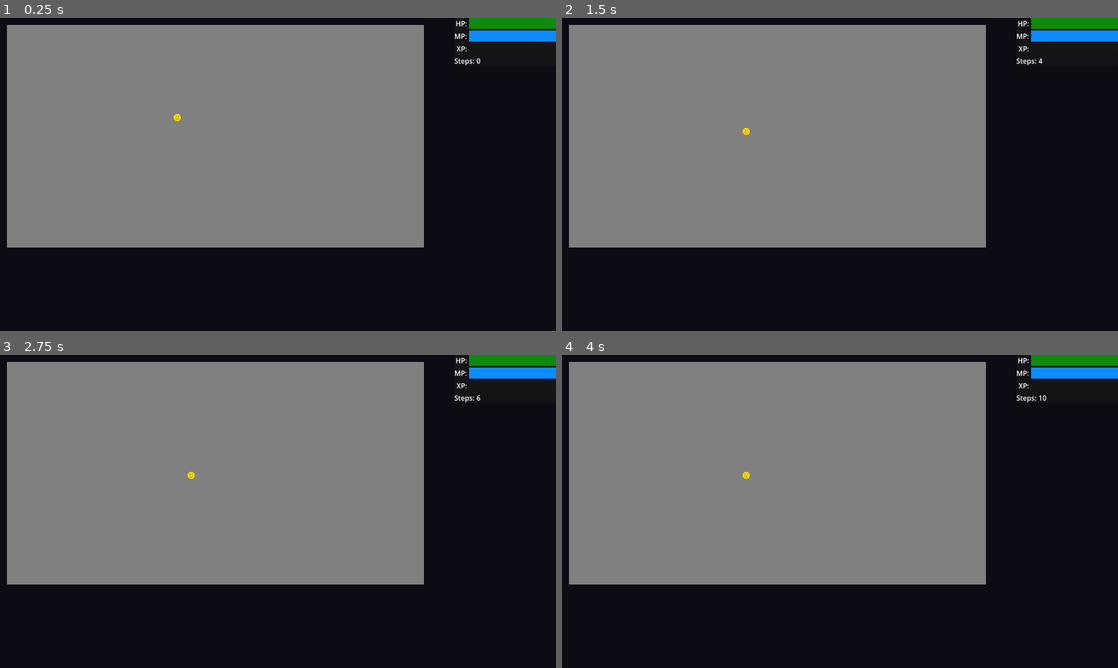
Above: before the commit, frames 1-4 (two rows, left to right).
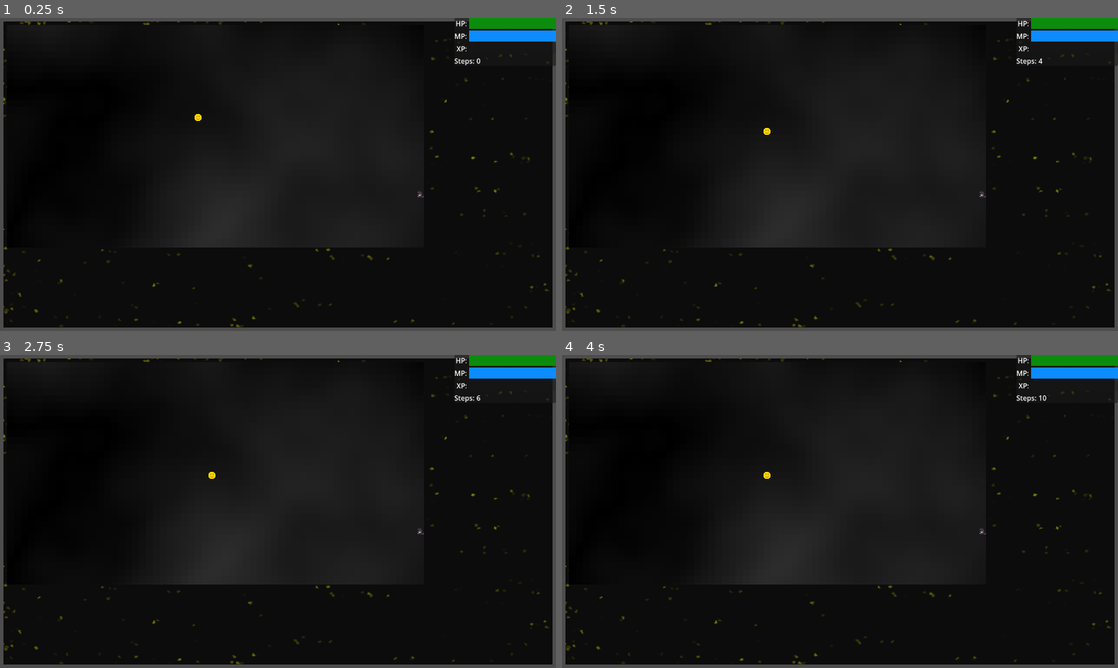
Above: after the commit, the same moments.

Repository: Nopfed/rog
Game: Godot game, scene res://scenes/HUD/HUD.tscn
The game is run twice, just before and just after one commit, with the same random seed, the same clock (stepped at 60 frames per second) and the same inputs.
Inputs:
- Up to frame 1 (0.25 s): no input
- Up to frame 2 (1.5 s): tap Enter at 0.5 s; hold Keypad 3 (down_right) 0.53-1.28 s; tap Keypad 5 (wait) at 0.6, 1.35 s; tap Space at 1.25 s; hold Keypad 2 (down) from 1.28 s (still down)
- Up to frame 3 (2.75 s): tap Enter at 2 s; release Keypad 2 (down) at 2.03 s; hold Keypad 3 (down_right) from 2.03 s (still down); tap Keypad 5 (wait) at 2.1 s
- Up to frame 4 (4 s): tap Space at 2.75 s; release Keypad 3 (down_right) at 2.78 s; hold Keypad 8 (up) 2.78-3.53 s; tap Keypad 5 (wait) at 2.85, 3.6 s; tap Enter at 3.5 s; hold Keypad 1 (down_left) from 3.53 s (still down)

The runs differ from the first frame. In frame 1, 57% of the frame differs, in the area x 0-100%, y 0-100%; in frame 2, 57%; in frame 3, 57%; in frame 4, 57%.

Commit message:
Adds tilemap modulation and WIP: UI design

Diff:
--- a/game.gd
+++ b/game.gd
@@ -11,19 +11,20 @@
 const MAX_MAP_HEIGHT := 100
 const MIN_MAP_WIDTH := 20
 const MIN_MAP_HEIGHT := 20
-const WATER_HEIGHT := -0.45
+const WATER_HEIGHT := -0.4
 const FLOOR_HEIGHT := 0.25
 const WALL_HEIGHT := 1.0
-const MONSTER_COUNT := 10
-const CHEST_COUNT := 10
+const MONSTER_COUNT := 8
+const CHEST_COUNT := 3
 
 var noise: Noise
 
 # TODO -> Ability to travel down floors
-# TODO -> Spawn monsters
 # TODO -> Ability to fight monsters
 # TODO -> Level up
 # TODO -> Game over
+
+# BUG -> Can leave map boundaries in the top right and bottom left
 
 func _ready() -> void:
 	newGame()
@@ -39,7 +40,6 @@
 
 func drawMap():
 	# TODO -> If not drawing the first floor, create staircase back up
-	# TODO -> Spawn monsters on non-wall tiles
 	var noiseValue
 	var mapWidth = randi_range(MIN_MAP_WIDTH, MAX_MAP_WIDTH)
 	var mapHeight = randi_range(MIN_MAP_HEIGHT, MAX_MAP_HEIGHT)
@@ -56,20 +56,43 @@
 			if $TileMapLayer.get_cell_source_id(Vector2(x, y)) < 0:
 				# Draw water
 				if noiseValue < WATER_HEIGHT:
+					var brightness = 0.1
 					$TileMapLayer.set_cell(Vector2(x, y), 0, Vector2(5, 0))
+					$TileMapLayer.modulated_cells[Vector2i(x, y)] = \
+						Color(
+							0,
+							abs(noiseValue) + brightness,
+							abs(noiseValue) + brightness
+						)
 				# Draw floor
 				elif noiseValue < FLOOR_HEIGHT:
 					floorTiles.append(Vector2(x, y))
 					$TileMapLayer.set_cell(Vector2(x, y), 0, Vector2(2, 0))
+					$TileMapLayer.modulated_cells[Vector2i(x, y)] = \
+						Color(abs(noiseValue), abs(noiseValue), abs(noiseValue))
 				else: # Draw Walls
 					if noiseValue > FLOOR_HEIGHT:
 						$TileMapLayer.set_cell(Vector2(x, y), 0, Vector2(0, 0))
+						#$TileMapLayer.modulated_cells[Vector2i(x, y)] = \
+							#Color(
+								#abs(noiseValue),
+								#abs(noiseValue),
+								#abs(noiseValue)
+							#)
 
 			# Draw Borders
-			if x == -mapWidth or x == mapWidth - 1:
-				$TileMapLayer.set_cell(Vector2(x, y), 0, Vector2(0, 0))
-			if y == -mapHeight or y == mapHeight - 1:
-				$TileMapLayer.set_cell(Vector2(x, y), 0, Vector2(0, 0))
+			if x == -mapWidth:
+				$TileMapLayer.set_cell(Vector2(x - 1, y), 0, Vector2(0, 0))
+				$TileMapLayer.set_cell(Vector2(x - 1, y - 1), 0, Vector2(0, 0))
+			if x == mapWidth - 1:
+				$TileMapLayer.set_cell(Vector2(x + 1, y), 0, Vector2(0, 0))
+				$TileMapLayer.set_cell(Vector2(x + 1, y + 1), 0, Vector2(0, 0))
+			if y == -mapHeight:
+				$TileMapLayer.set_cell(Vector2(x, y - 1), 0, Vector2(0, 0))
+				$TileMapLayer.set_cell(Vector2(x - 1, y - 1), 0, Vector2(0, 0))
+			if y == mapHeight - 1:
+				$TileMapLayer.set_cell(Vector2(x, y + 1), 0, Vector2(0, 0))
+				$TileMapLayer.set_cell(Vector2(x + 1, y + 1), 0, Vector2(0, 0))
 
 	floorTiles.shuffle()
 
--- a/game.tscn
+++ b/game.tscn
@@ -1,9 +1,10 @@
-[gd_scene load_steps=9 format=4 uid="uid://bcu5t6jkfpsvb"]
+[gd_scene load_steps=10 format=4 uid="uid://bcu5t6jkfpsvb"]
 
 [ext_resource type="Texture2D" uid="uid://bg4nq82n30gro" path="res://tilemap.png" id="1_80nbo"]
 [ext_resource type="Script" uid="uid://cwr8gsuerswsk" path="res://game.gd" id="1_e2o6t"]
 [ext_resource type="Texture2D" uid="uid://c54kfxcq6pcbb" path="res://parallax_background.png" id="2_fc0e3"]
 [ext_resource type="PackedScene" uid="uid://sm3jtyudqho2" path="res://scenes/player/player.tscn" id="3_feb5d"]
+[ext_resource type="Script" uid="uid://b2ljdn674v4wt" path="res://tile_map_layer.gd" id="4_7jktm"]
 
 [sub_resource type="FastNoiseLite" id="FastNoiseLite_fc0e3"]
 noise_type = 3
@@ -117,6 +118,7 @@
 [node name="TileMapLayer" type="TileMapLayer" parent="."]
 tile_map_data = PackedByteArray("AAD/////AAAAAAAAAAD//wAAAAAAAAAAAAD//wEAAAAAAAAAAAAAAP//AAAAAAAAAAABAP//AAAAAAAAAAACAP …(61584 unchanged characters)…
 tile_set = SubResource("TileSet_feb5d")
+script = ExtResource("4_7jktm")
 metadata/_edit_lock_ = true
 
 [node name="Player" parent="." instance=ExtResource("3_feb5d")]
--- a/scenes/HUD/HUD.tscn
+++ b/scenes/HUD/HUD.tscn
@@ -1,5 +1,6 @@
-[gd_scene load_steps=7 format=3 uid="uid://ctbdd13mp1h5t"]
+[gd_scene load_steps=8 format=3 uid="uid://ctbdd13mp1h5t"]
 
+[ext_resource type="Texture2D" uid="uid://csml27ef0h47x" path="res://UI_background.png" id="1_43lqu"]
 [ext_resource type="PackedScene" uid="uid://bcu5t6jkfpsvb" path="res://game.tscn" id="1_rr8ot"]
 [ext_resource type="Script" uid="uid://dfem4ym0lhhhq" path="res://scenes/HUD/stats.gd" id="2_o38oh"]
 
@@ -17,12 +18,20 @@
 
 [node name="Hud" type="CanvasLayer"]
 
-[node name="Borders" type="ColorRect" parent="."]
-offset_left = -15.0
-offset_top = -12.0
-offset_right = 1293.0
-offset_bottom = 737.0
-color = Color(0.047058824, 0.047058824, 0.078431375, 1)
+[node name="MarginContainer" type="MarginContainer" parent="."]
+anchors_preset = 15
+anchor_right = 1.0
+anchor_bottom = 1.0
+grow_horizontal = 2
+grow_vertical = 2
+theme_override_constants/margin_left = 8
+theme_override_constants/margin_top = 8
+theme_override_constants/margin_right = 8
+theme_override_constants/margin_bottom = 8
+
+[node name="Borders" type="TextureRect" parent="MarginContainer"]
+layout_mode = 2
+texture = ExtResource("1_43lqu")
 
 [node name="SubViewportContainer" type="SubViewportContainer" parent="."]
 offset_left = 16.0
--- /dev/null
+++ b/tile_map_layer.gd
@@ -0,0 +1,15 @@
+extends TileMapLayer
+
+var modulated_cells:Dictionary
+
+
+func _ready() -> void:
+	pass
+
+
+func _use_tile_data_runtime_update(coords: Vector2i) -> bool:
+	return modulated_cells.has(coords)
+
+
+func _tile_data_runtime_update(coords: Vector2i, tile_data: TileData) -> void:
+	tile_data.modulate = modulated_cells.get(coords, Color.WHITE)
Binary file added: UI_background.png
Not shown, added: UI_background.png.import
Not shown, added: tile_map_layer.gd.uid
